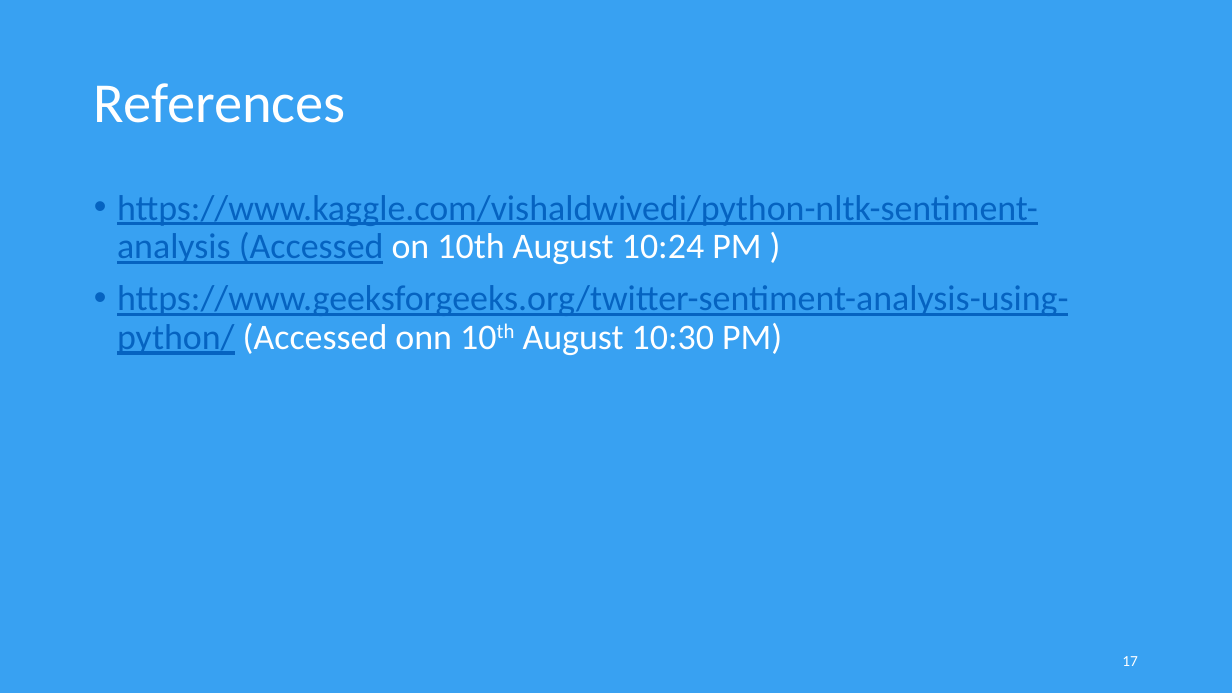
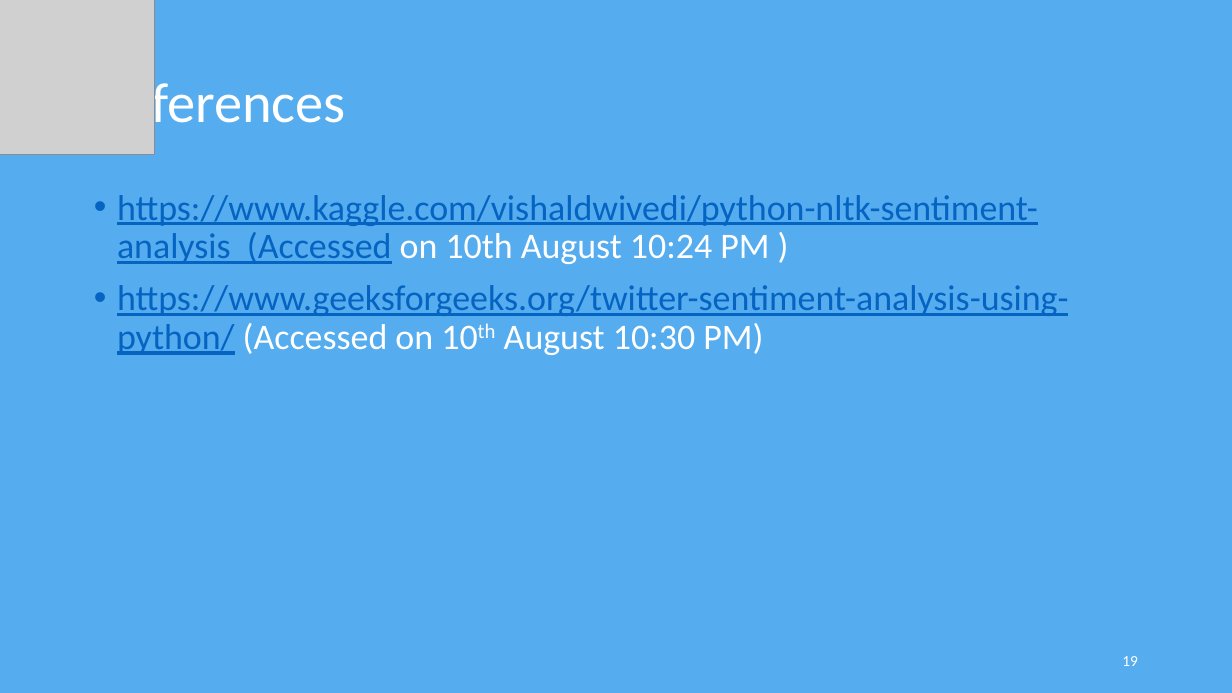
Before and after one commit to poshan0126/SentiMeter_Proposal_Documents, a slide deck: slide 19 of Project-Presentation.pptx (slide 17 before the commit). Drawn at 1232x693 pixels with LibreOffice and Linux fonts; fonts in the diff are those of the drawing; grey boxes stand for pictures. Boxes give left, top, right and bottom in pixels: in the first picture for what was removed or moved away, otherwise in the second. Text is boxed around its words. In the diff, an @@ line names an element or a change of style, - is before the commit and + after.

```diff
--- a/Project-Presentation.pptx
+++ b/Project-Presentation.pptx
@@ background #38A1F2 to #55ACEF @@
@@ picture added at <box>0,0,155,155</box> @@
@@ text at <box>117,285,1069,355</box>: text changed @@
-• https://www.geeksforgeeks.org/twitter-sentiment-analysis-using-python/ (Accessed onn 10th August 10:30 PM)
+• https://www.geeksforgeeks.org/twitter-sentiment-analysis-using-python/ (Accessed on 10th August 10:30 PM)
@@ page number at <box>1122,656,1138,666</box>: text changed @@
-17
+19
```
Also in this commit, not shown: 15 other slides changed, 4 slides added, 2 slides removed, 2 other files.
